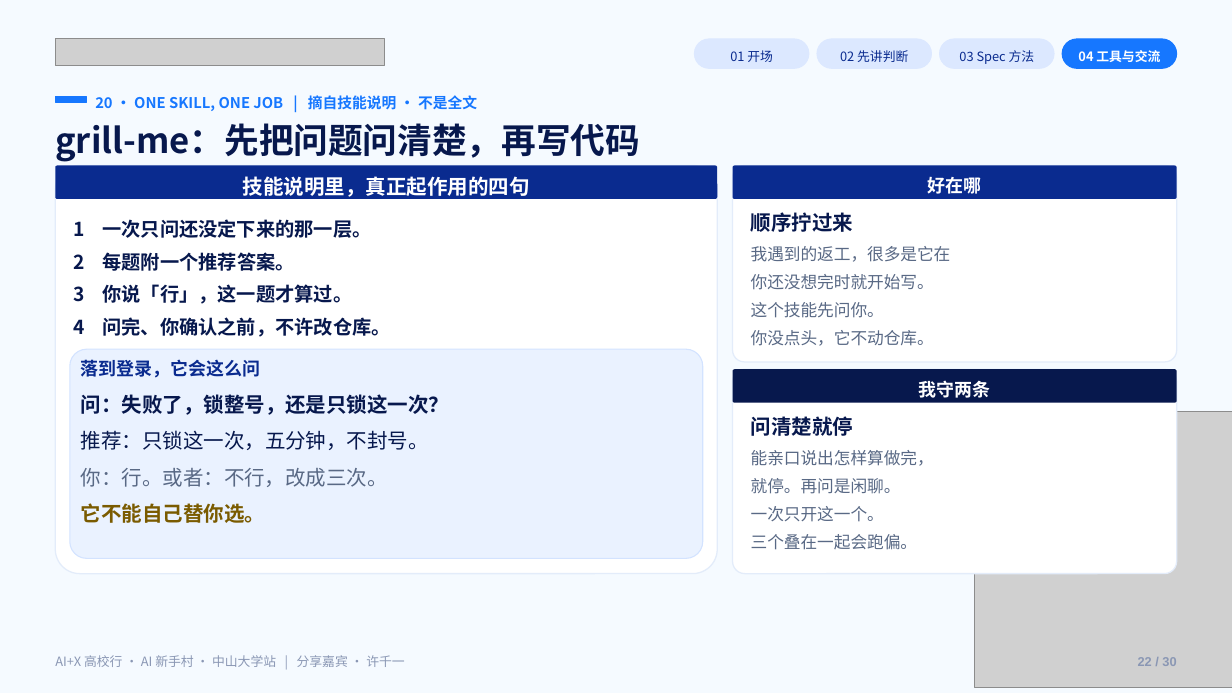
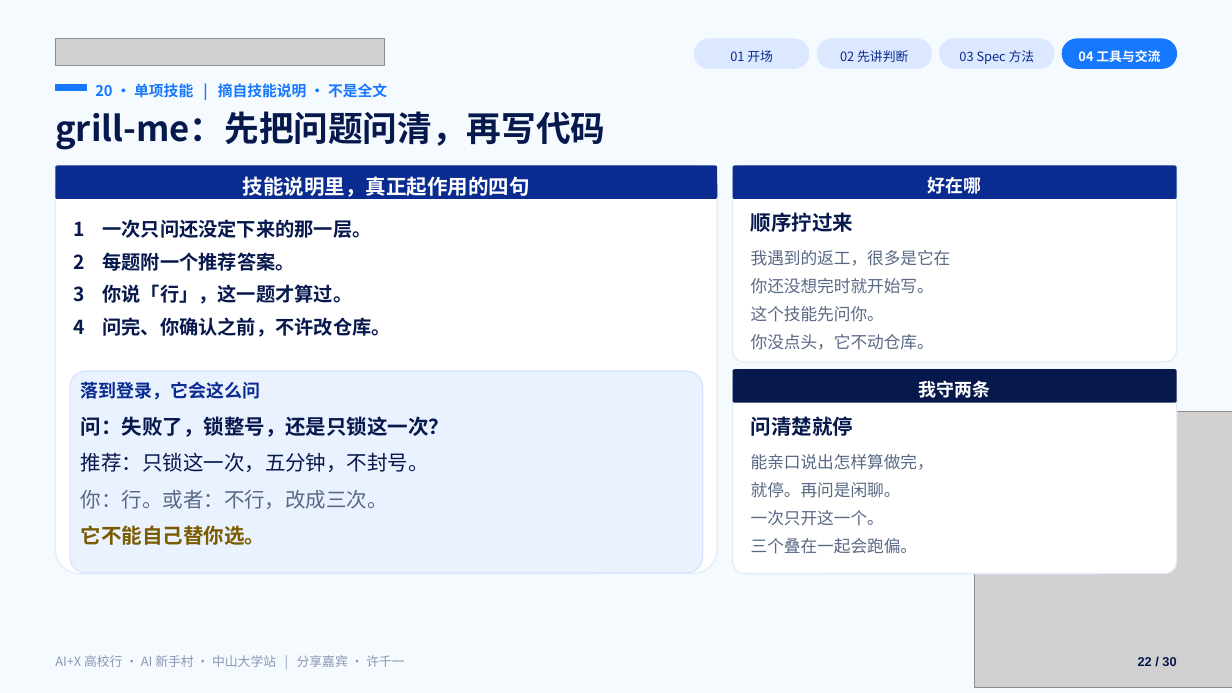
Before and after one commit to Frocir/aix-talk, a slide deck: slide 22 of aix-talk-26pages.pptx. Drawn at 1232x693 pixels with LibreOffice and Linux fonts; fonts in the diff are those of the drawing; grey boxes stand for pictures. Boxes give left, top, right and bottom in pixels: in the first picture for what was removed or moved away, otherwise in the second. Text is boxed around its words. In the diff, an @@ line names an element or a change of style, - is before the commit and + after.

```diff
--- a/aix-talk-26pages.pptx
+++ b/aix-talk-26pages.pptx
@@ rectangle: place and size @@
-rectangle at [55, 97, 87, 103]
+rectangle at [55, 85, 87, 91]
@@ text at [95, 81, 387, 100]: text changed @@
-20 · ONE SKILL, ONE JOB | 摘自技能说明 · 不是全文
+20 · 单项技能 | 摘自技能说明 · 不是全文
@@ text at [55, 111, 605, 150]: text changed @@
-grill-me：先把问题问清楚，再写代码
+grill-me：先把问题问清，再写代码
@@ text "我遇到的返工，很多是它在": place and size @@
-text "我遇到的返工，很多是它在" at [751, 246, 951, 346]
+text "我遇到的返工，很多是它在" at [751, 250, 951, 350]
@@ rounded rectangle: place and size @@
-rounded rectangle at [70, 349, 703, 558]
+rounded rectangle at [70, 372, 703, 574]
@@ text "落到登录，它会这么问": place and size @@
-text "落到登录，它会这么问" at [81, 359, 261, 378]
+text "落到登录，它会这么问" at [81, 381, 261, 400]
@@ text "问：失败了，锁整号，还是只锁这一次？": place and size @@
-text "问：失败了，锁整号，还是只锁这一次？" at [81, 394, 450, 523]
+text "问：失败了，锁整号，还是只锁这一次？" at [81, 416, 450, 545]
@@ text "能亲口说出怎样算做完，": place and size @@
-text "能亲口说出怎样算做完，" at [751, 450, 934, 550]
+text "能亲口说出怎样算做完，" at [751, 454, 934, 554]
@@ text "22 / 30" at [1138, 657, 1176, 666]: text colour #8A97B4 to #07184D @@
```
Also in this commit, not shown: 28 other slides changed, 31 other files.
